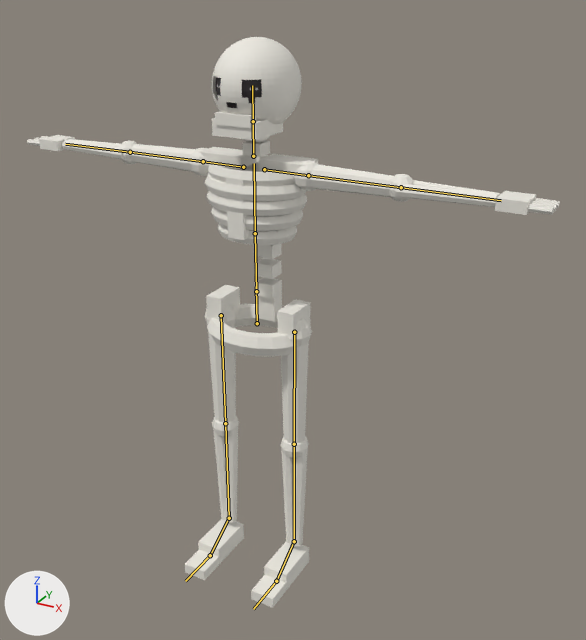
An edit to the FBX model Assets/Resources/Bodies/Skeleton.fbx, drawn before and after from the same camera.
The view is the same before and after, from a 50 mm lens placed at (0.685, -1.114, 1.079), pointed at (0.045, 0.049, 0.498). Every picture has the same lights, and +X, +Y and +Z are marked at lower left. The first picture is the older version. The bones that change, and the others that lie on the model, are drawn over the model as lines.

Objects in the first picture: 'SkeletonMesh'.
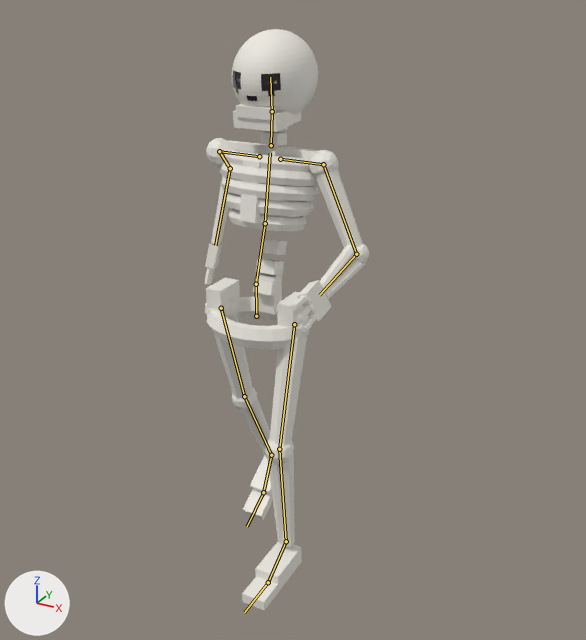
The newer file adds an action. The first version stands in its rest pose; the second is drawn at frame 7 of the action 'Skeleton|Attack'.

Scene script edits in JSON lines:
```json
{"block": "bone_hips", "where": "bone_hips = bpy.data.objects['Skeleton'].pose.bones['Hips']"}
{"op": "set", "path": "bone_hips.location", "old": "(0.0, 0.0, 0.0)", "new": "(0.0, 0.014, 0.0)"}
{"block": "bone_spine", "where": "bone_spine = bpy.data.objects['Skeleton'].pose.bones['Spine']  # child of 'Hips'"}
{"op": "set", "path": "bone_spine.rotation_quaternion", "old": "(1.0, 0.0, 0.0, 0.0)", "new": "(0.988, -0.156, 0.0, 0.0)", "note": "degrees (0, 0, 0) -> degrees (-18, 0, 0)"}
{"block": "bone_chest", "where": "bone_chest = bpy.data.objects['Skeleton'].pose.bones['Chest']  # child of 'Spine'"}
{"op": "set", "path": "bone_chest.rotation_quaternion", "old": "(1.0, 0.0, 0.0, 0.0)", "new": "(0.998, 0.07, 0.0, 0.0)", "note": "degrees (0, 0, 0) -> degrees (8, 0, 0)"}
{"block": "bone_neck", "where": "bone_neck = bpy.data.objects['Skeleton'].pose.bones['Neck']  # child of 'Chest'"}
{"op": "set", "path": "bone_neck.rotation_quaternion", "old": "(1.0, 0.0, 0.0, 0.0)", "new": "(0.999, 0.035, 0.0, 0.0)", "note": "degrees (0, 0, 0) -> degrees (4, 0, 0)"}
{"block": "bone_head", "where": "bone_head = bpy.data.objects['Skeleton'].pose.bones['Head']  # child of 'Neck'"}
{"op": "set", "path": "bone_head.rotation_quaternion", "old": "(1.0, 0.0, 0.0, 0.0)", "new": "(0.996, 0.087, 0.0, 0.0)", "note": "degrees (0, 0, 0) -> degrees (10, 0, 0)"}
{"block": "bone_leftupperarm", "where": "bone_leftupperarm = bpy.data.objects['Skeleton'].pose.bones['LeftUpperArm']  # child of 'LeftShoulder'"}
{"op": "set", "path": "bone_leftupperarm.rotation_quaternion", "old": "(1.0, 0.0, 0.0, 0.0)", "new": "(0.835, -0.543, 0.073, 0.047)", "note": "degrees (0, 0, 0) -> degrees (-66, 10, 0)"}
{"block": "bone_leftlowerarm", "where": "bone_leftlowerarm = bpy.data.objects['Skeleton'].pose.bones['LeftLowerArm']  # child of 'LeftUpperArm'"}
{"op": "set", "path": "bone_leftlowerarm.rotation_quaternion", "old": "(1.0, 0.0, 0.0, 0.0)", "new": "(0.755, 0.0, 0.0, -0.656)", "note": "degrees (0, 0, 0) -> degrees (0, 0, -82)"}
{"block": "bone_rightupperarm", "where": "bone_rightupperarm = bpy.data.objects['Skeleton'].pose.bones['RightUpperArm']  # child of 'RightShoulder'"}
{"op": "set", "path": "bone_rightupperarm.rotation_quaternion", "old": "(1.0, 0.0, 0.0, 0.0)", "new": "(0.67, -0.435, -0.505, -0.328)", "note": "degrees (0, 0, 0) -> degrees (-66, -74, 0)"}
{"block": "bone_rightlowerarm", "where": "bone_rightlowerarm = bpy.data.objects['Skeleton'].pose.bones['RightLowerArm']  # child of 'RightUpperArm'"}
{"op": "set", "path": "bone_rightlowerarm.rotation_quaternion", "old": "(1.0, 0.0, 0.0, 0.0)", "new": "(0.755, 0.0, 0.0, 0.656)", "note": "degrees (0, 0, 0) -> degrees (0, 0, 82)"}
{"block": "bone_leftupperleg", "where": "bone_leftupperleg = bpy.data.objects['Skeleton'].pose.bones['LeftUpperLeg']  # child of 'Hips'"}
{"op": "set", "path": "bone_leftupperleg.rotation_quaternion", "old": "(1.0, 0.0, 0.0, 0.0)", "new": "(0.993, -0.122, 0.0, 0.0)", "note": "degrees (0, 0, 0) -> degrees (-14, 0, 0)"}
{"block": "bone_leftlowerleg", "where": "bone_leftlowerleg = bpy.data.objects['Skeleton'].pose.bones['LeftLowerLeg']  # child of 'LeftUpperLeg'"}
{"op": "set", "path": "bone_leftlowerleg.rotation_quaternion", "old": "(1.0, 0.0, 0.0, 0.0)", "new": "(0.985, 0.174, 0.0, 0.0)", "note": "degrees (0, 0, 0) -> degrees (20, 0, 0)"}
{"block": "bone_leftfoot", "where": "bone_leftfoot = bpy.data.objects['Skeleton'].pose.bones['LeftFoot']  # child of 'LeftLowerLeg'"}
{"op": "set", "path": "bone_leftfoot.rotation_quaternion", "old": "(1.0, 0.0, 0.0, 0.0)", "new": "(0.999, -0.035, 0.0, 0.0)", "note": "degrees (0, 0, 0) -> degrees (-4, 0, 0)"}
{"block": "bone_rightupperleg", "where": "bone_rightupperleg = bpy.data.objects['Skeleton'].pose.bones['RightUpperLeg']  # child of 'Hips'"}
{"op": "set", "path": "bone_rightupperleg.rotation_quaternion", "old": "(1.0, 0.0, 0.0, 0.0)", "new": "(0.988, 0.156, 0.0, 0.0)", "note": "degrees (0, 0, 0) -> degrees (18, 0, 0)"}
{"block": "bone_rightlowerleg", "where": "bone_rightlowerleg = bpy.data.objects['Skeleton'].pose.bones['RightLowerLeg']  # child of 'RightUpperLeg'"}
{"op": "set", "path": "bone_rightlowerleg.rotation_quaternion", "old": "(1.0, 0.0, 0.0, 0.0)", "new": "(0.996, 0.087, 0.0, 0.0)", "note": "degrees (0, 0, 0) -> degrees (10, 0, 0)"}
{"block": "bone_rightfoot", "where": "bone_rightfoot = bpy.data.objects['Skeleton'].pose.bones['RightFoot']  # child of 'RightLowerLeg'"}
{"op": "set", "path": "bone_rightfoot.rotation_quaternion", "old": "(1.0, 0.0, 0.0, 0.0)", "new": "(0.999, 0.035, 0.0, 0.0)", "note": "degrees (0, 0, 0) -> degrees (4, 0, 0)"}
```

Boxes [x1, y1, x2, y2] around the edits, measured in the pictures (586 x 640 px):
```json
{"object": "SkeletonMesh", "change": "posed", "before": [27, 37, 560, 608], "after": [204, 29, 369, 611], "on screen": "69% narrower"}
{"bone": "Hips", "before": "(257, 323) to (256, 286)", "after": "(256, 316) to (256, 278)"}
{"bone": "Spine", "before": "(256, 291) to (255, 233)", "after": "(256, 284) to (265, 223)"}
{"bone": "Chest", "before": "(255, 233) to (254, 163)", "after": "(265, 223) to (270, 153)"}
{"bone": "Neck", "before": "(253, 156) to (253, 121)", "after": "(271, 145) to (272, 111)"}
{"bone": "Head", "before": "(253, 121) to (252, 85)", "after": "(272, 111) to (270, 77)"}
{"bone": "LeftUpperArm", "before": "(308, 175) to (401, 187)", "after": "(323, 164) to (356, 254)"}
{"bone": "LeftLowerArm", "before": "(401, 187) to (501, 200)", "after": "(356, 254) to (319, 295)"}
{"bone": "RightUpperArm", "before": "(203, 161) to (130, 152)", "after": "(219, 151) to (230, 168)"}
{"bone": "RightLowerArm", "before": "(130, 152) to (65, 144)", "after": "(230, 168) to (215, 245)"}
{"bone": "LeftUpperLeg", "before": "(294, 332) to (294, 444)", "after": "(294, 324) to (279, 449)"}
{"bone": "LeftLowerLeg", "before": "(294, 444) to (294, 541)", "after": "(279, 449) to (286, 541)"}
{"bone": "LeftFoot", "before": "(294, 541) to (276, 581)", "after": "(286, 541) to (268, 582)"}
{"bone": "RightUpperLeg", "before": "(221, 315) to (225, 423)", "after": "(221, 308) to (244, 396)"}
{"bone": "RightLowerLeg", "before": "(225, 423) to (229, 518)", "after": "(244, 396) to (271, 455)"}
{"bone": "RightFoot", "before": "(229, 518) to (210, 555)", "after": "(271, 455) to (263, 492)"}
```
